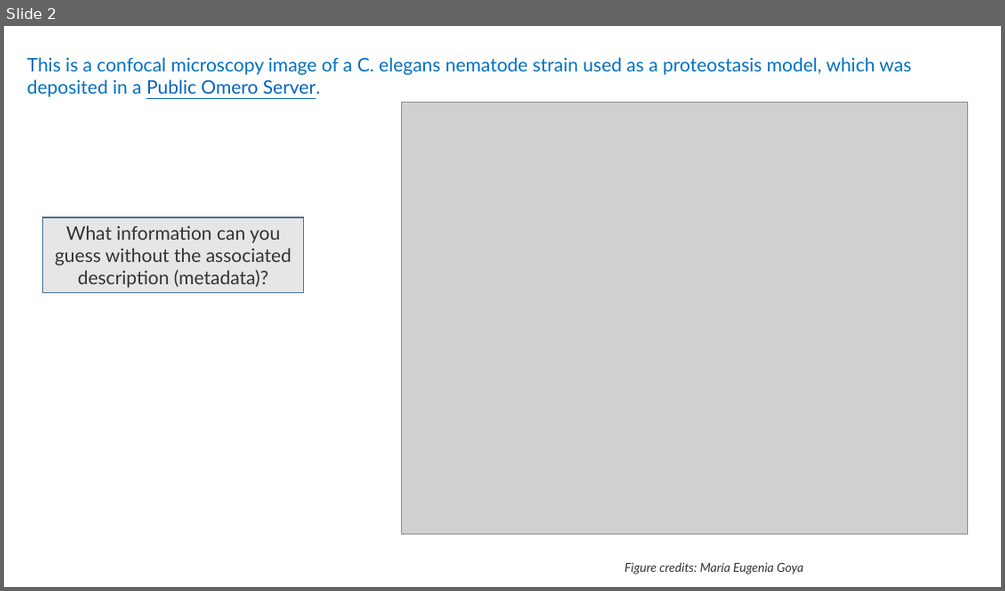
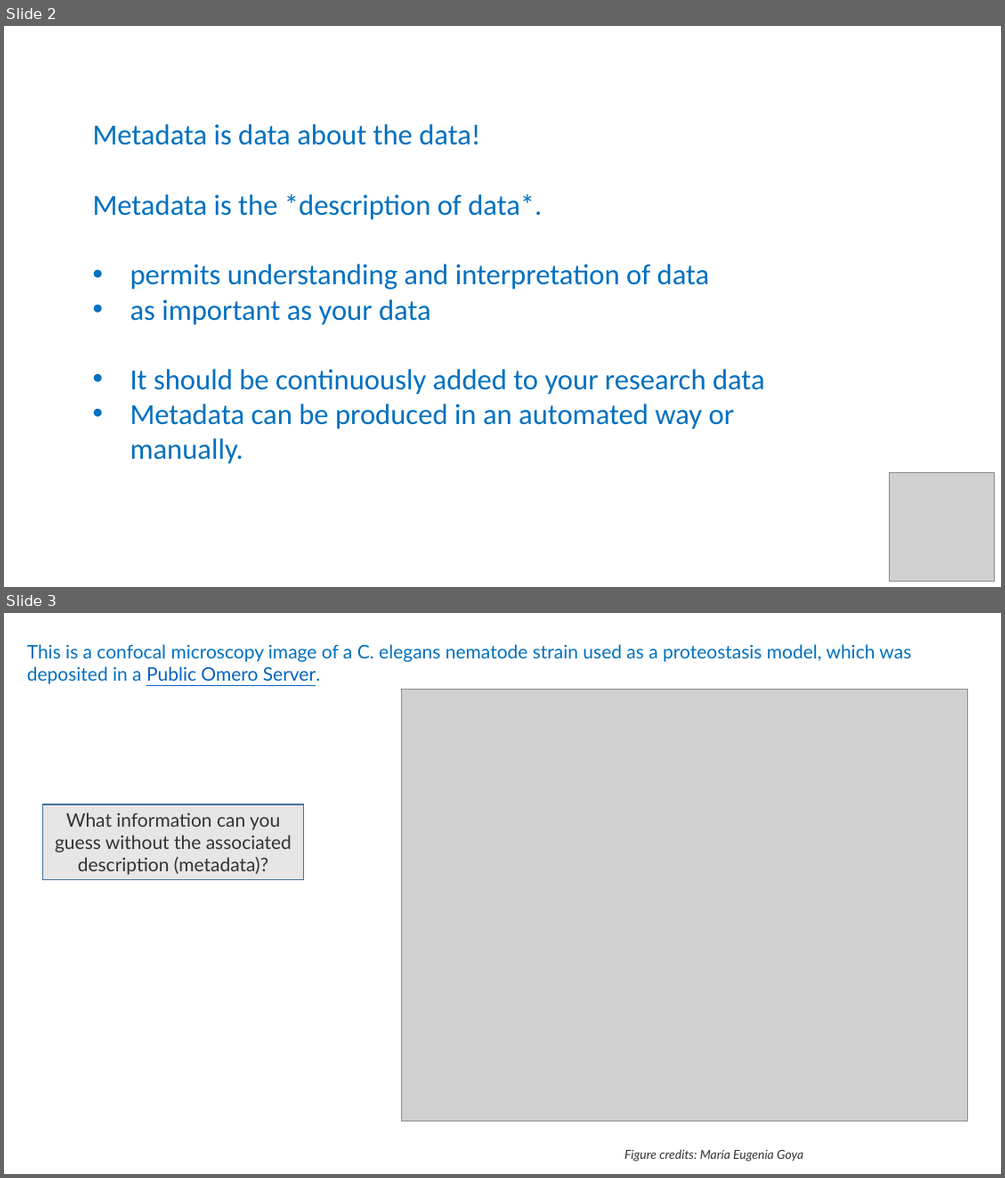
Before and after one commit to tobyhodges/solid-waddle, a slide deck: instructors/04-intro-to-metadata.pptx. Shown one above the other, each under a label of ours: slide 2 before the commit, slides 2 and 3 after it. The pictures are 1005x591 and 1005x1178 pixels, drawn with LibreOffice and Linux fonts; fonts in the diff are those of the drawing; grey boxes stand for pictures. Boxes give left, top, right and bottom in pixels: in the first picture for what was removed or moved away, otherwise in the second. Text is boxed around its words. In the diff, an @@ line names an element or a change of style, - is before the commit and + after.

```diff
--- a/instructors/04-intro-to-metadata.pptx
+++ b/instructors/04-intro-to-metadata.pptx
@@ slide 2 added at (4,26,1001,587), background #FFFFFF @@
@@ text added at (93,124,765,464), 28 pt, text #0070C0 @@
+Metadata is data about the data!
+Metadata is the *description of data*.
+• permits understanding and interpretation of data
+• as important as your data
+• It should be continuously added to your research data
+• Metadata can be produced in an automated way or manually.
@@ picture added at (889,473,994,580) @@
@@ what was slide 2 is now slide 3 @@
```
Also in this commit, not shown: 2 slides changed, 5 other slides added, 3 slides removed, 2 other files.
